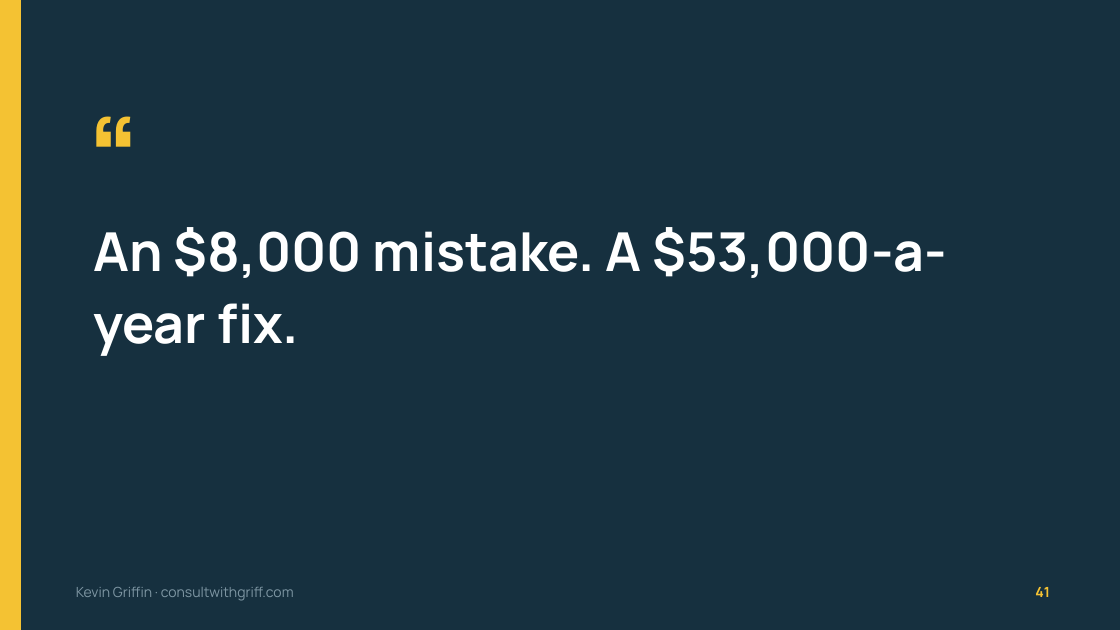
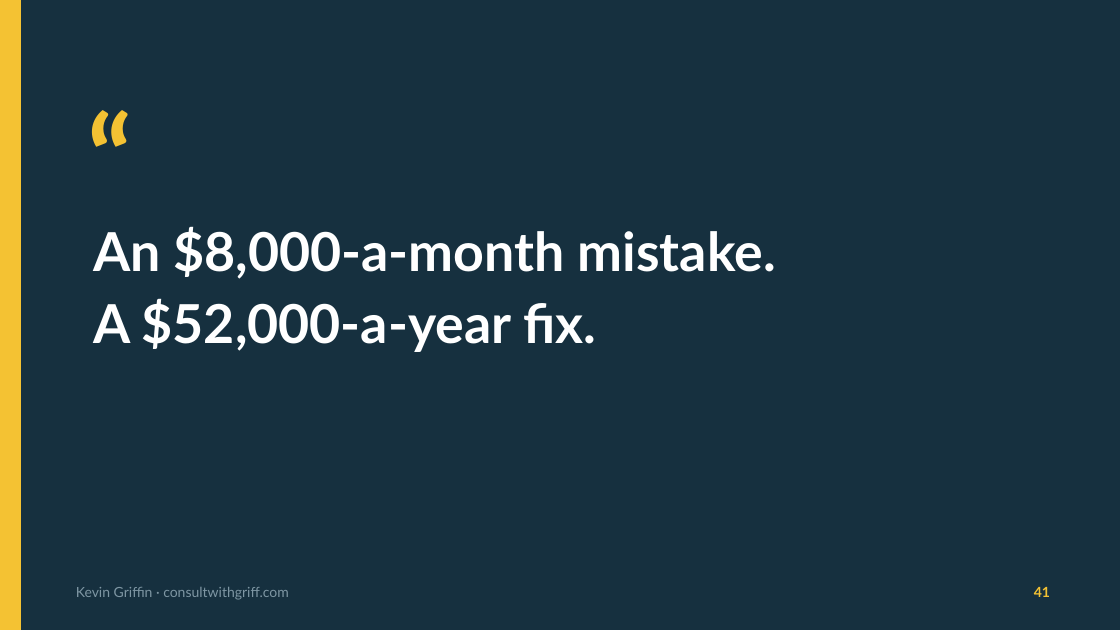
Before and after one commit to 1kevgriff/my-8000-serverless-mistake, a slide deck: slide 41 of slides/My $8000 Serverless Mistake v2.pptx. Drawn at 1120x630 pixels with LibreOffice and Linux fonts; fonts in the diff are those of the drawing. Boxes give left, top, right and bottom in pixels: in the first picture for what was removed or moved away, otherwise in the second. Text is boxed around its words. In the diff, an @@ line names an element or a change of style, - is before the commit and + after.

```diff
--- a/slides/My $8000 Serverless Mistake v2.pptx
+++ b/slides/My $8000 Serverless Mistake v2.pptx
@@ font Manrope to Lato in 3 elements at (76, 587, 289, 600), (1034, 587, 1050, 597), (87, 146, 321, 239) @@
@@ text at (93, 226, 776, 352): text changed; font Manrope to Lato @@
-An $8,000 mistake. A $53,000-a-year fix.
+An $8,000-a-month mistake.
+A $52,000-a-year fix.
```
Also in this commit, not shown: 41 other slides changed, 4 other files.
